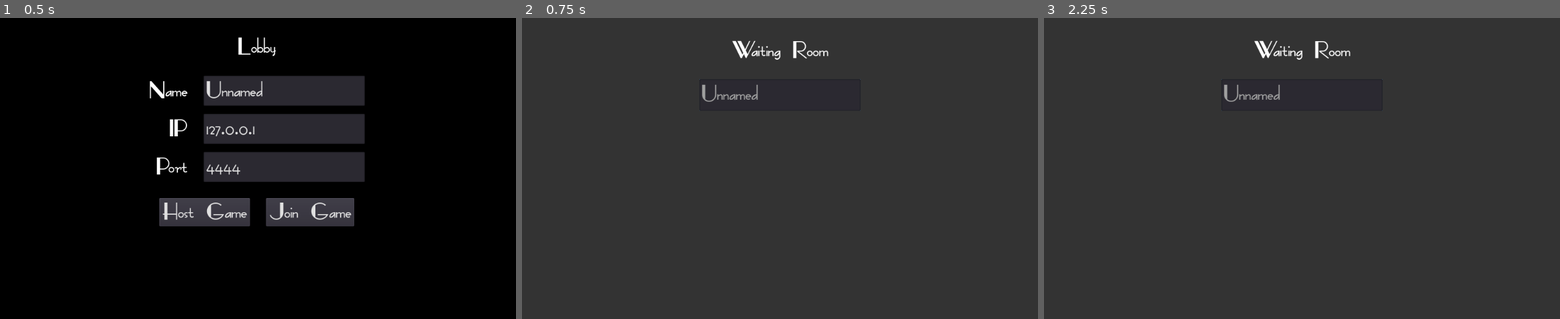
Above: before the commit, frames 1-3 (left to right).
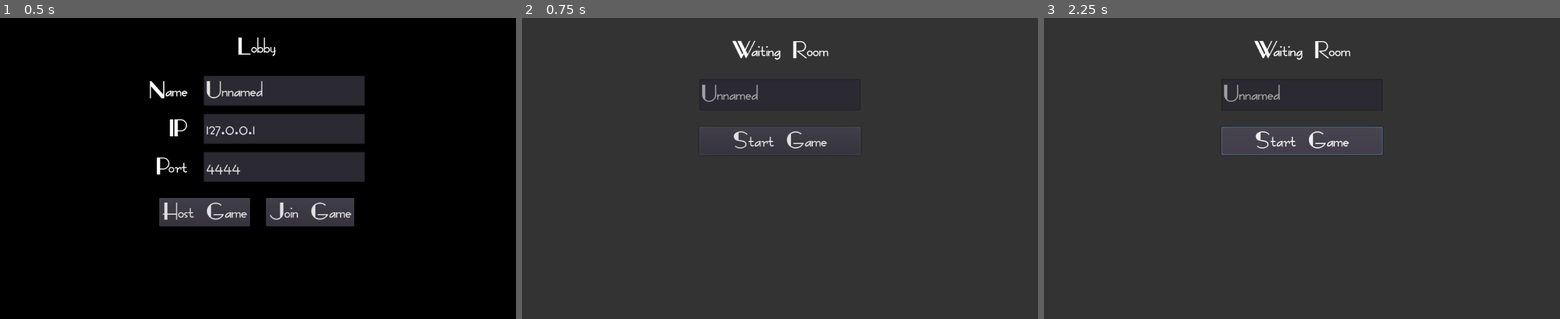
Above: after the commit, the same moments.

Repository: kkga/Getaway
Game: Godot game, scene res://Lobby/Lobby.tscn
Same seed, same stepped clock (60 frames per second), same inputs: the game is played once before the commit and once after it.
Inputs (mouse positions are in pixels of both pictures, inside the frame that each line leads up to):
- Up to frame 1 (0.5 s): no input
- Up to frame 2 (0.75 s): click "Host Game" at 0.5 s
- Up to frame 3 (2.25 s): click "Join Game" at 1.25 s; click (1302, 141) at 2 s, where only the run after the commit has a clickable "Start Game"

Frame 1 is identical in both runs. In frame 2, 0.4% of the frame differs, in the area x 34-66%, y 36-46%; in frame 3, 2.6%, in the area x 34-66%, y 20-46%.

Commit message:
spawn multiple players

Diff:
--- a/Lobby/Lobby.gd
+++ b/Lobby/Lobby.gd
@@ -12,9 +12,19 @@
 	port.text = str(Network.DEFAULT_PORT)
 
 
+func show_waiting_room():
+	waiting_room.popup_centered()
+	waiting_room.refresh_players(Network.players)
+
+
+
+# SIGNAL CALLBACKS
+
+
 func _on_HostButton_pressed() -> void:
 	Network.selected_port = int(port.text)
 	Network.create_server()
+	get_tree().call_group("host_only", "show")
 	show_waiting_room()
 
 
@@ -30,6 +40,5 @@
 	SaveGame.save_game()
 
 
-func show_waiting_room():
-	waiting_room.popup_centered()
-	waiting_room.refresh_players(Network.players)
+func _on_StartButton_pressed() -> void:
+	Network.start_game()
--- a/Lobby/Lobby.tscn
+++ b/Lobby/Lobby.tscn
@@ -126,6 +126,21 @@
 text = "Join Game"
 
 [node name="WaitingRoomPopup" parent="." instance=ExtResource( 3 )]
+
+[node name="Label" parent="WaitingRoomPopup/ColorRect/VBoxContainer" index="0"]
+margin_bottom = 50.0
+
+[node name="CenterContainer" parent="WaitingRoomPopup/ColorRect/VBoxContainer" index="1"]
+margin_top = 82.0
+margin_bottom = 91.0
+
+[node name="StartButton" parent="WaitingRoomPopup/ColorRect/VBoxContainer" index="2"]
+visible = false
+margin_top = 123.0
+margin_bottom = 179.0
 [connection signal="text_changed" from="ColorRect/VBoxContainer/CenterContainer/VBoxContainer/GridContainer/NameLineEdit" to="." method="_on_NameLineEdit_text_changed"]
 [connection signal="pressed" from="ColorRect/VBoxContainer/CenterContainer/VBoxContainer/HBoxContainer/HostButton" to="." method="_on_HostButton_pressed"]
 [connection signal="pressed" from="ColorRect/VBoxContainer/CenterContainer/VBoxContainer/HBoxContainer/JoinButton" to="." method="_on_JoinButton_pressed"]
+[connection signal="pressed" from="WaitingRoomPopup/ColorRect/VBoxContainer/StartButton" to="." method="_on_StartButton_pressed"]
+
+[editable path="WaitingRoomPopup"]
--- a/Lobby/WaitingRoom.tscn
+++ b/Lobby/WaitingRoom.tscn
@@ -13,28 +13,42 @@
 anchor_right = 1.0
 anchor_bottom = 1.0
 color = Color( 0.203922, 0.203922, 0.203922, 1 )
+__meta__ = {
+"_edit_use_anchors_": false
+}
 
 [node name="VBoxContainer" type="VBoxContainer" parent="ColorRect"]
 anchor_right = 1.0
 anchor_bottom = 1.0
+margin_left = 352.0
 margin_top = 40.0
+margin_right = -352.0
 custom_constants/separation = 32
+__meta__ = {
+"_edit_use_anchors_": false
+}
 
 [node name="Label" type="Label" parent="ColorRect/VBoxContainer"]
-margin_right = 1024.0
+margin_right = 320.0
 margin_bottom = 14.0
 text = "Waiting Room"
 align = 1
 
 [node name="CenterContainer" type="CenterContainer" parent="ColorRect/VBoxContainer"]
 margin_top = 46.0
-margin_right = 1024.0
+margin_right = 320.0
 margin_bottom = 55.0
 
 [node name="PlayerList" type="ItemList" parent="ColorRect/VBoxContainer/CenterContainer"]
-margin_left = 352.0
-margin_top = 4.0
-margin_right = 672.0
-margin_bottom = 4.0
+margin_right = 320.0
+margin_bottom = 9.0
 rect_min_size = Vector2( 320, 0 )
 auto_height = true
+
+[node name="StartButton" type="Button" parent="ColorRect/VBoxContainer" groups=[
+"host_only",
+]]
+margin_top = 87.0
+margin_right = 320.0
+margin_bottom = 107.0
+text = "Start Game"
--- a/Networking/Network.gd
+++ b/Networking/Network.gd
@@ -52,6 +52,13 @@
 	get_tree().call_group("waiting_room", "refresh_players", players)
 
 
+func start_game():
+	rpc("load_world")
+
+
+sync func load_world():
+	get_tree().change_scene("res://World/World.tscn")
+
 
 func _on_connected_to_server() -> void:
 	add_to_player_list()
--- a/Player/Player.tscn
+++ b/Player/Player.tscn
@@ -33,8 +33,6 @@
 engine_force = 4.58771e-41
 use_as_traction = true
 use_as_steering = true
-wheel_roll_influence = 0.1
-wheel_rest_length = 0.15
 wheel_friction_slip = 10.0
 suspension_travel = 0.25
 suspension_stiffness = 50.0
@@ -51,8 +49,6 @@
 engine_force = 4.58771e-41
 use_as_traction = true
 use_as_steering = true
-wheel_roll_influence = 0.1
-wheel_rest_length = 0.15
 wheel_friction_slip = 10.0
 suspension_travel = 0.25
 suspension_stiffness = 50.0
@@ -67,8 +63,6 @@
 [node name="WheelRL" type="VehicleWheel" parent="."]
 transform = Transform( 1, 0, 0, 0, 1, 0, 0, 0, 1, 0.986305, 0.0439451, -1.31816 )
 engine_force = 4.58771e-41
-wheel_roll_influence = 0.1
-wheel_rest_length = 0.15
 wheel_friction_slip = 5.0
 suspension_travel = 0.25
 suspension_stiffness = 50.0
@@ -83,8 +77,6 @@
 [node name="WheelRR" type="VehicleWheel" parent="."]
 transform = Transform( 1, 0, 0, 0, 1, 0, 0, 0, 1, -1.0137, 0.0439451, -1.31816 )
 engine_force = 4.58771e-41
-wheel_roll_influence = 0.1
-wheel_rest_length = 0.15
 wheel_friction_slip = 5.0
 suspension_travel = 0.25
 suspension_stiffness = 50.0
--- /dev/null
+++ b/World/World.gd
@@ -0,0 +1,18 @@
+extends Spatial
+
+
+func _ready() -> void:
+	spawn_local_player()
+	rpc("spawn_remote_player", Network.local_player_id)
+
+
+func spawn_local_player():
+	var new_player = preload("res://Player/Player.tscn").instance()
+	new_player.name = str(Network.local_player_id)
+	$Players.add_child(new_player)
+
+
+remote func spawn_remote_player(id) -> void:
+	var new_player = preload("res://Player/Player.tscn").instance()
+	new_player.name = str(id)
+	$Players.add_child(new_player)
--- a/World/World.tscn
+++ b/World/World.tscn
@@ -1,6 +1,6 @@
 [gd_scene load_steps=4 format=2]
 
-[ext_resource path="res://Player/Player.tscn" type="PackedScene" id=1]
+[ext_resource path="res://World/World.gd" type="Script" id=1]
 
 [sub_resource type="SpatialMaterial" id=2]
 albedo_color = Color( 0.235294, 0.235294, 0.235294, 1 )
@@ -9,6 +9,7 @@
 albedo_color = Color( 1, 0, 0, 1 )
 
 [node name="World" type="Spatial"]
+script = ExtResource( 1 )
 
 [node name="Floor" type="CSGBox" parent="."]
 use_collision = true
@@ -72,5 +73,4 @@
 depth = 2.11333
 material = SubResource( 1 )
 
-[node name="Player" parent="." instance=ExtResource( 1 )]
-transform = Transform( -0.329855, 0, 0.944031, 0, 1, 0, -0.944031, 0, -0.329855, -70.2667, 1.0729, 47.8671 )
+[node name="Players" type="Node" parent="."]
